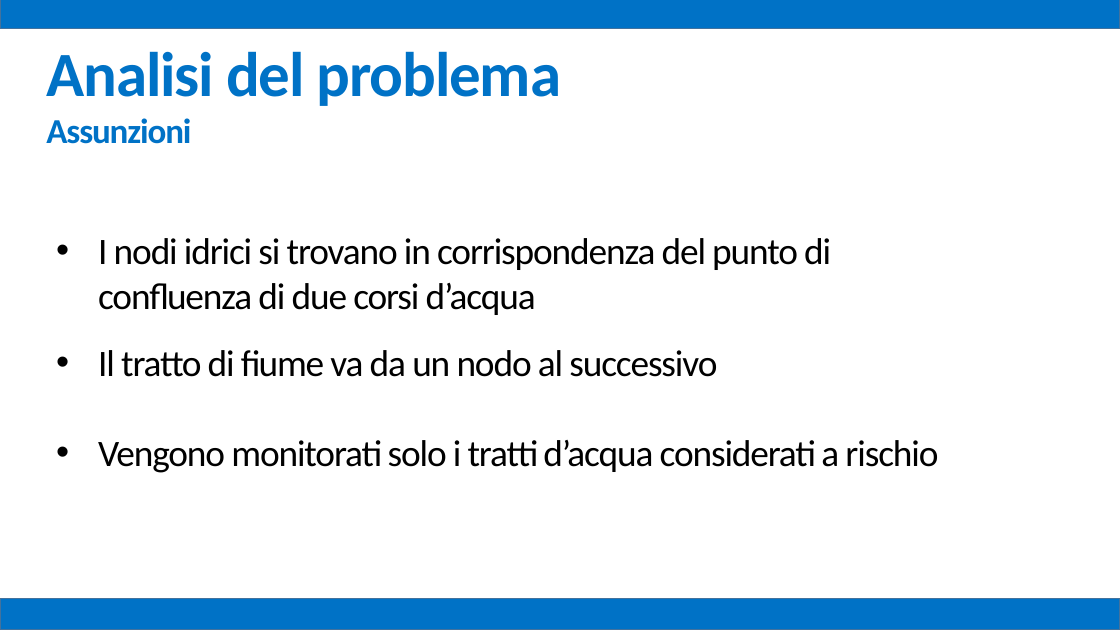
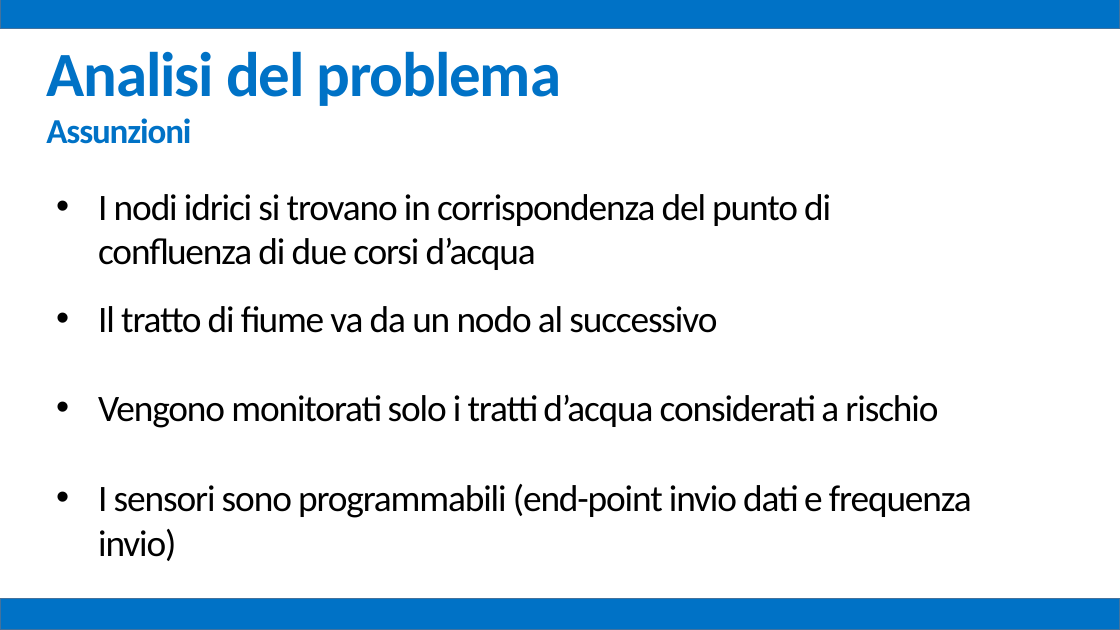
Before and after one commit to mz1991/ProgettoFebbraio2015, a slide deck: slide 12 of Febbraio 2015.pptx. Drawn at 1120x630 pixels with LibreOffice and Linux fonts; fonts in the diff are those of the drawing. Boxes give left, top, right and bottom in pixels: in the first picture for what was removed or moved away, otherwise in the second. Text is boxed around its words. In the diff, an @@ line names an element or a change of style, - is before the commit and + after.

Commit message:
Presentazione

```diff
--- a/Febbraio 2015.pptx
+++ b/Febbraio 2015.pptx
@@ text at <box>98,484,972,561</box>: paragraph added @@
+• I sensori sono programmabili (end-point invio dati e frequenza invio)
```
Also in this commit, not shown: 5 other slides changed.
